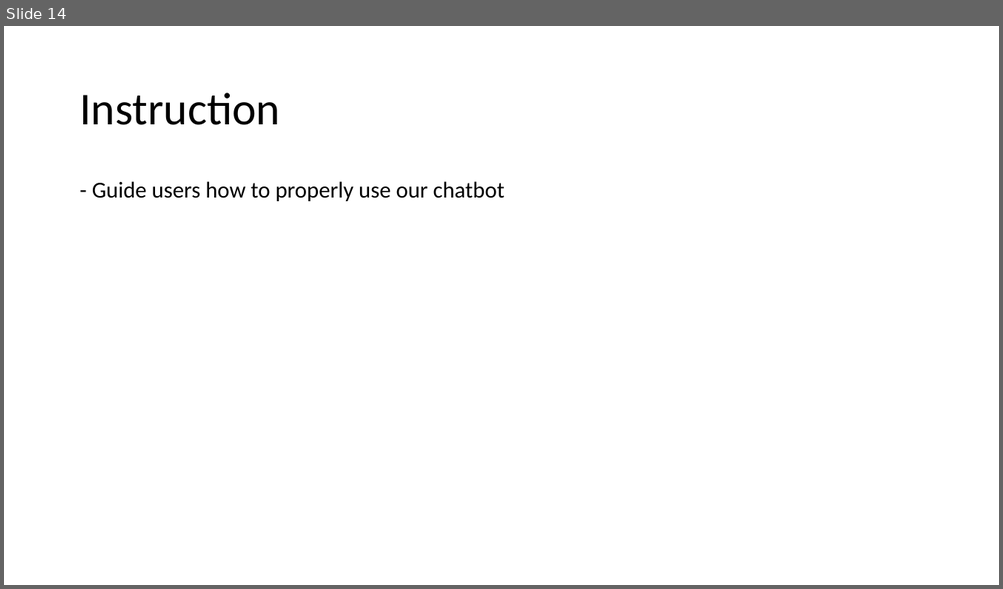
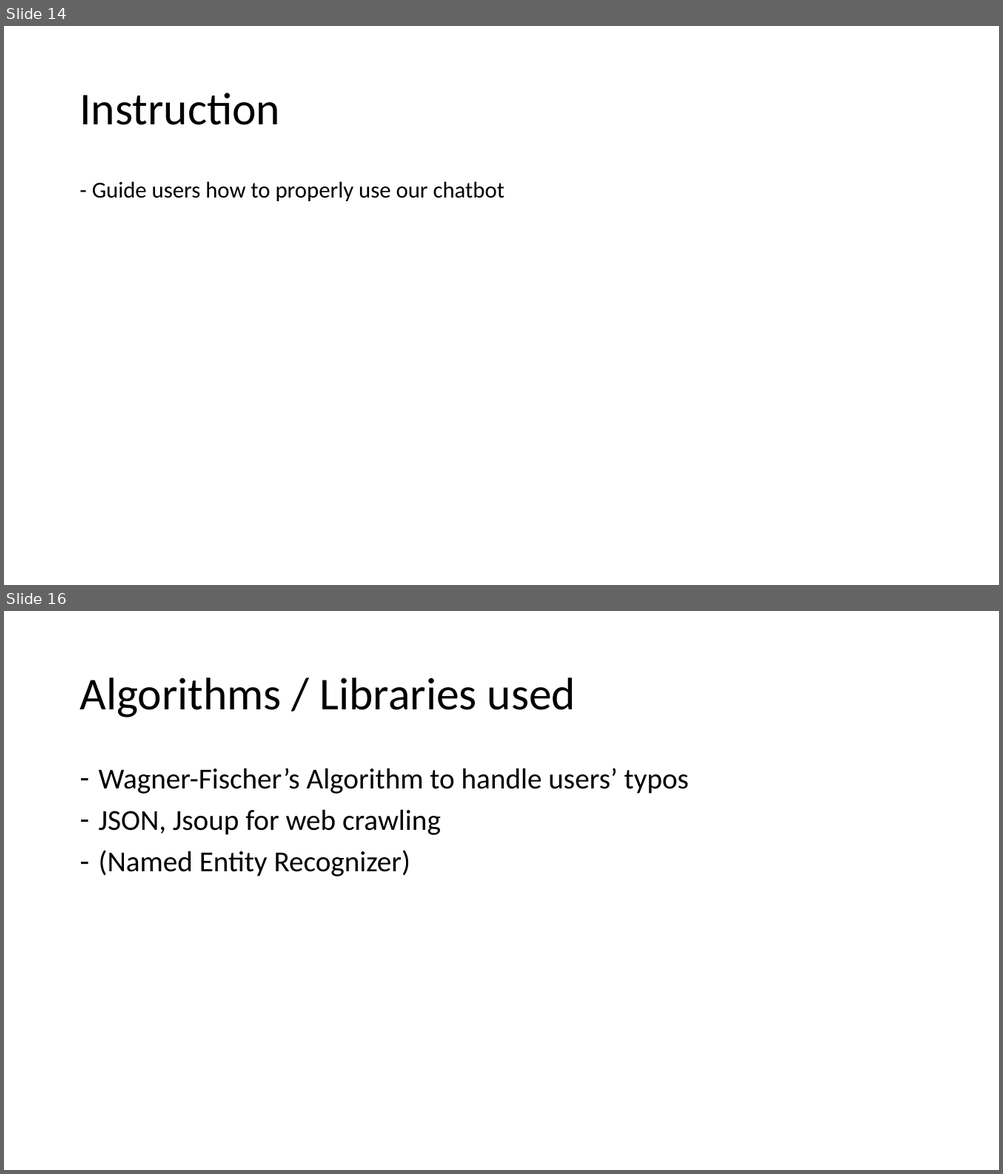
Before and after one commit to nighostchris/ust-freshman-chatbot, a slide deck: Presentation/COMP3111 Presentation.pptx. Shown one above the other, each under a label of ours: slide 14 before the commit, slides 14 and 16 after it; the slides between them are not shown. The pictures are 1003x589 and 1003x1174 pixels, drawn with LibreOffice and Linux fonts; fonts in the diff are those of the drawing. Boxes give left, top, right and bottom in pixels: in the first picture for what was removed or moved away, otherwise in the second. Text is boxed around its words. In the diff, an @@ line names an element or a change of style, - is before the commit and + after.

Commit message:
described design patterns used, algorithms / libraries used, difficulties

```diff
--- a/Presentation/COMP3111 Presentation.pptx
+++ b/Presentation/COMP3111 Presentation.pptx
@@ slide 16 added at [4, 611, 999, 1170], background #FFFFFF @@
@@ title added at [79, 678, 575, 718], 44 pt, text #000000 @@
+Algorithms / Libraries used
@@ text added at [99, 768, 688, 877], 28 pt, text #000000 @@
+– Wagner-Fischer’s Algorithm to handle users’ typos
+– JSON, Jsoup for web crawling
+– (Named Entity Recognizer)
```
Also in this commit, not shown: 3 other slides added.
